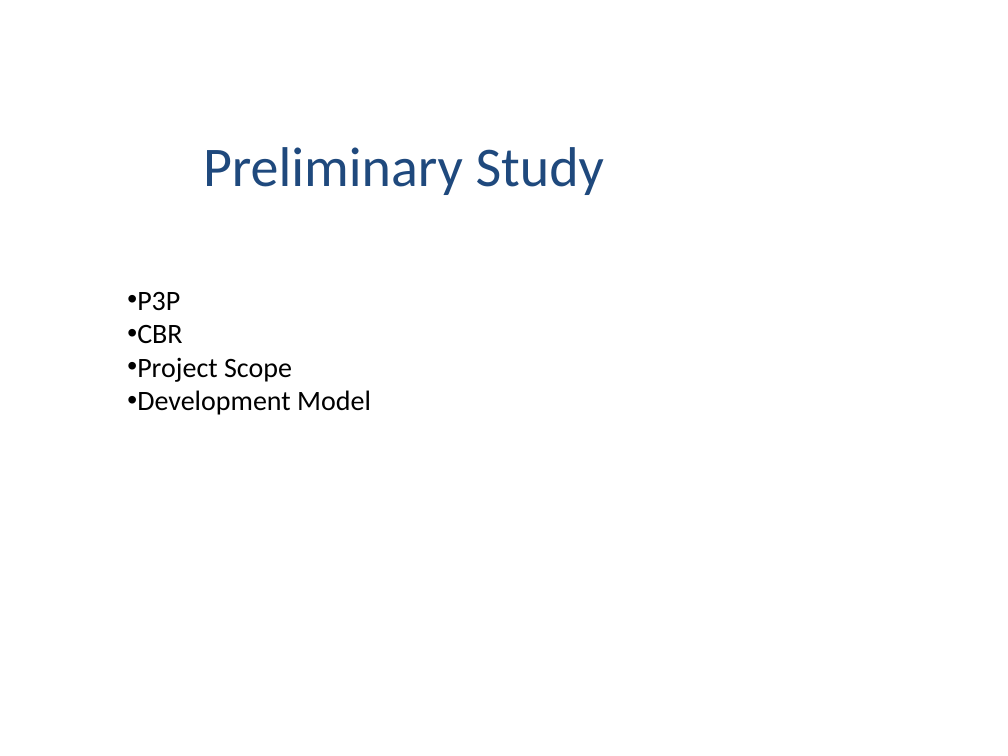
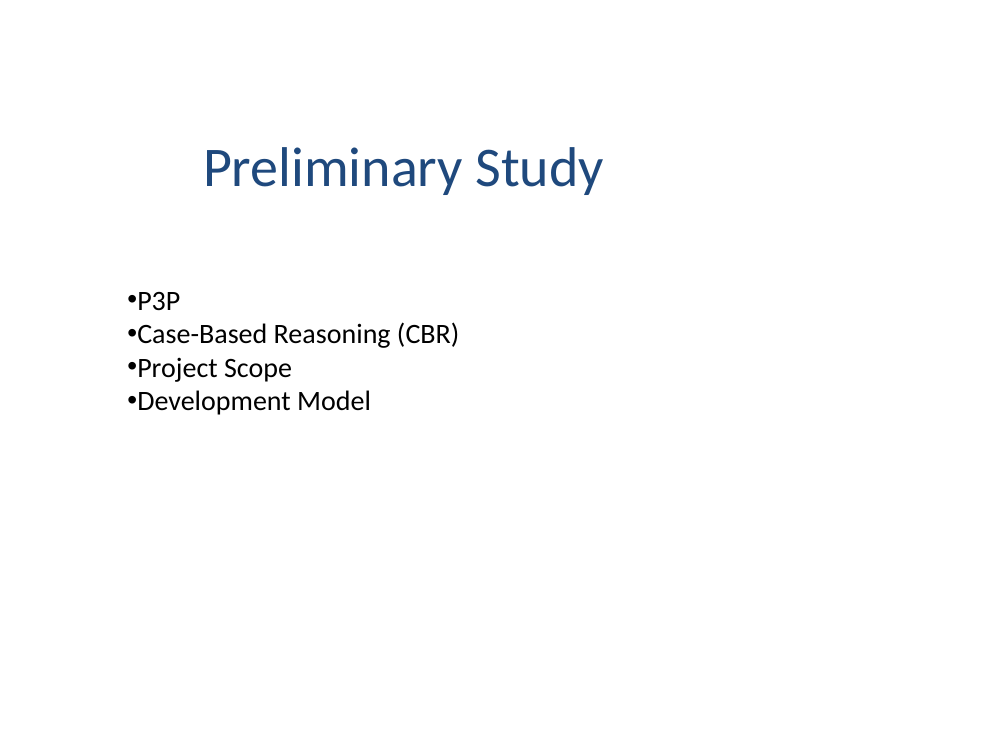
Before and after one commit to iernie/Costumer-Driven-Project, a slide deck: slide 7 of report/DesignReport/Presentation1.pptx (slide 5 before the commit). Drawn at 1008x756 pixels with LibreOffice and Linux fonts; fonts in the diff are those of the drawing; background and template pictures are left out. Boxes give left, top, right and bottom in pixels: in the first picture for what was removed or moved away, otherwise in the second. Text is boxed around its words. In the diff, an @@ line names an element or a change of style, - is before the commit and + after.

```diff
--- a/report/DesignReport/Presentation1.pptx
+++ b/report/DesignReport/Presentation1.pptx
@@ text at box(137, 322, 459, 348): text changed @@
-• CBR
+• Case-Based Reasoning (CBR)
```
Also in this commit, not shown: 2 other slides changed, 5 slides added, 3 slides removed, 1 other file.
